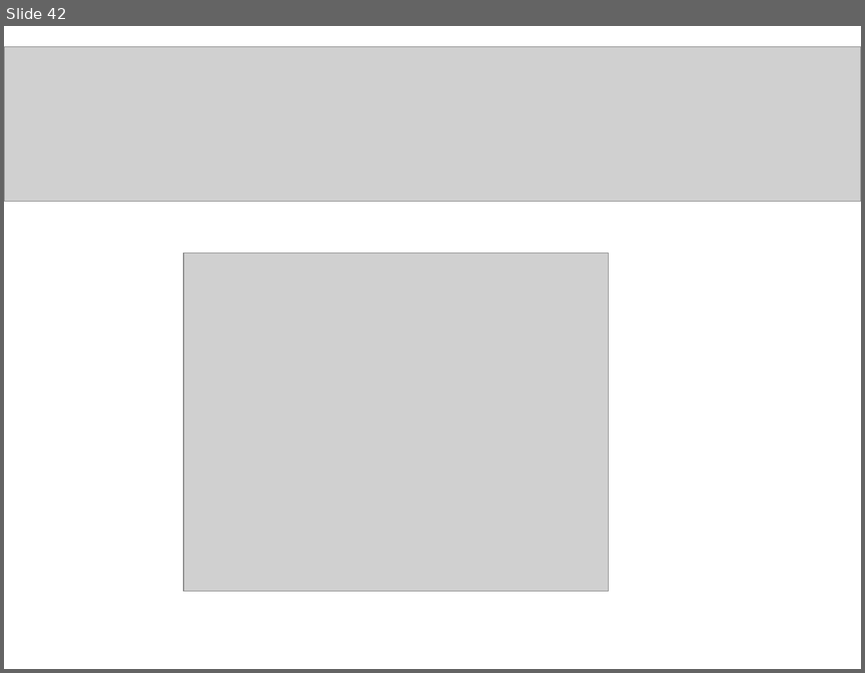
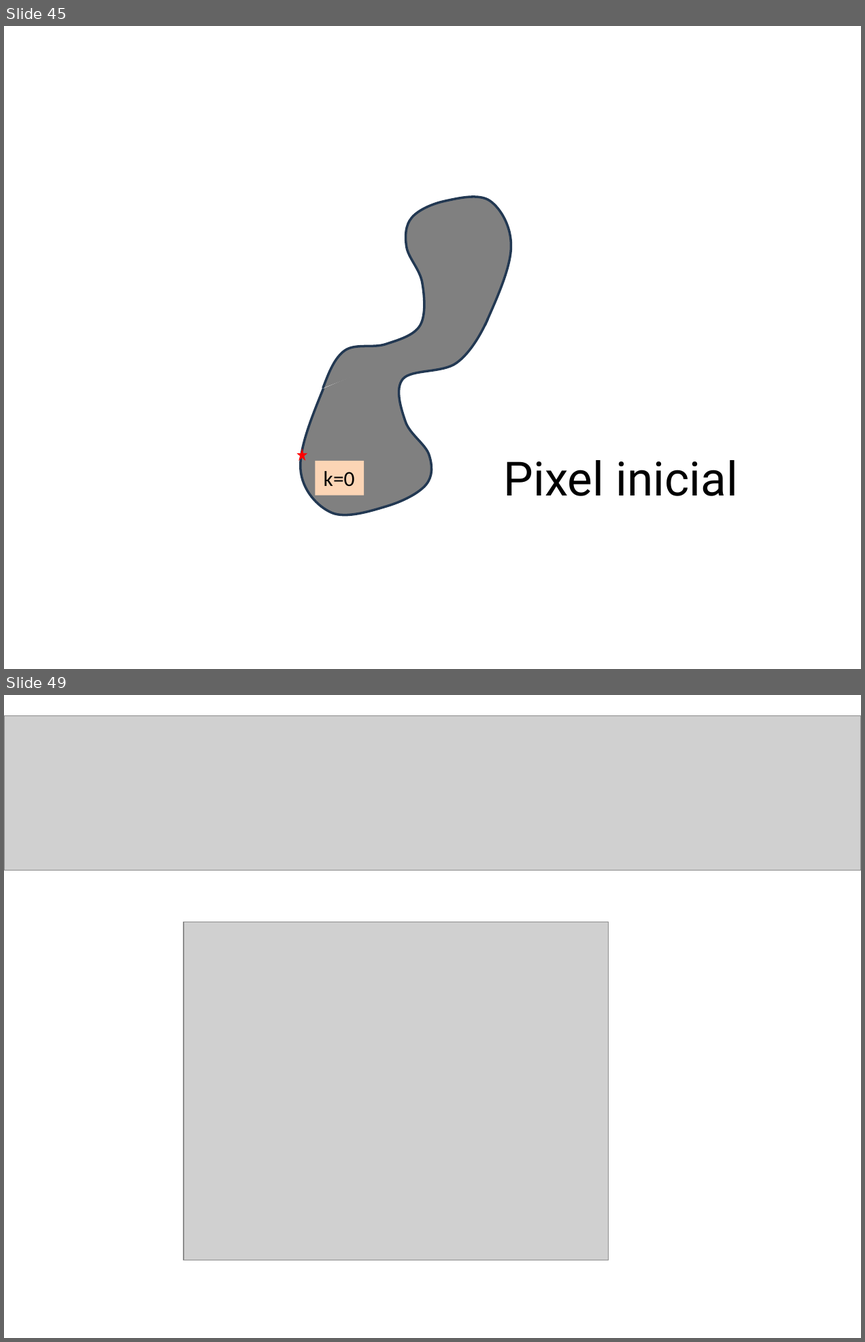
Before and after one commit to MFMG99/patrones, a slide deck: clases/Cap02_Extraccion_de_Caracteristicas/presentations/PAT02_DescriptoresFourier.pptx. Shown one above the other, each under a label of ours: slide 42 before the commit, slides 45 and 49 after it; the slides between them are not shown. The pictures are 865x673 and 865x1342 pixels, drawn with LibreOffice and Linux fonts; fonts in the diff are those of the drawing; grey boxes stand for pictures. Boxes give left, top, right and bottom in pixels: in the first picture for what was removed or moved away, otherwise in the second. Text is boxed around its words. In the diff, an @@ line names an element or a change of style, - is before the commit and + after.

```diff
--- a/clases/Cap02_Extraccion_de_Caracteristicas/presentations/PAT02_DescriptoresFourier.pptx
+++ b/clases/Cap02_Extraccion_de_Caracteristicas/presentations/PAT02_DescriptoresFourier.pptx
@@ slide 45 added at [4,26,861,669], background #FFFFFF @@
@@ freeform shape added at [323,197,511,388], fill #808080, outline #233953 2 pt @@
@@ freeform shape added at [286,318,509,520], fill #808080, outline #233953 2 pt @@
@@ star added at [297,448,308,461], fill #FF0000 @@
@@ rectangle added at [315,461,364,495], fill #FCD5B5, 18 pt, text #000000 @@
+k=0
@@ title added at [504,460,738,496], 39.6 pt, text #000000 @@
+Pixel inicial
@@ what was slide 42 is now slide 49 @@
```
Also in this commit, not shown: 6 slides changed, 16 other slides added, 1 slide removed.
